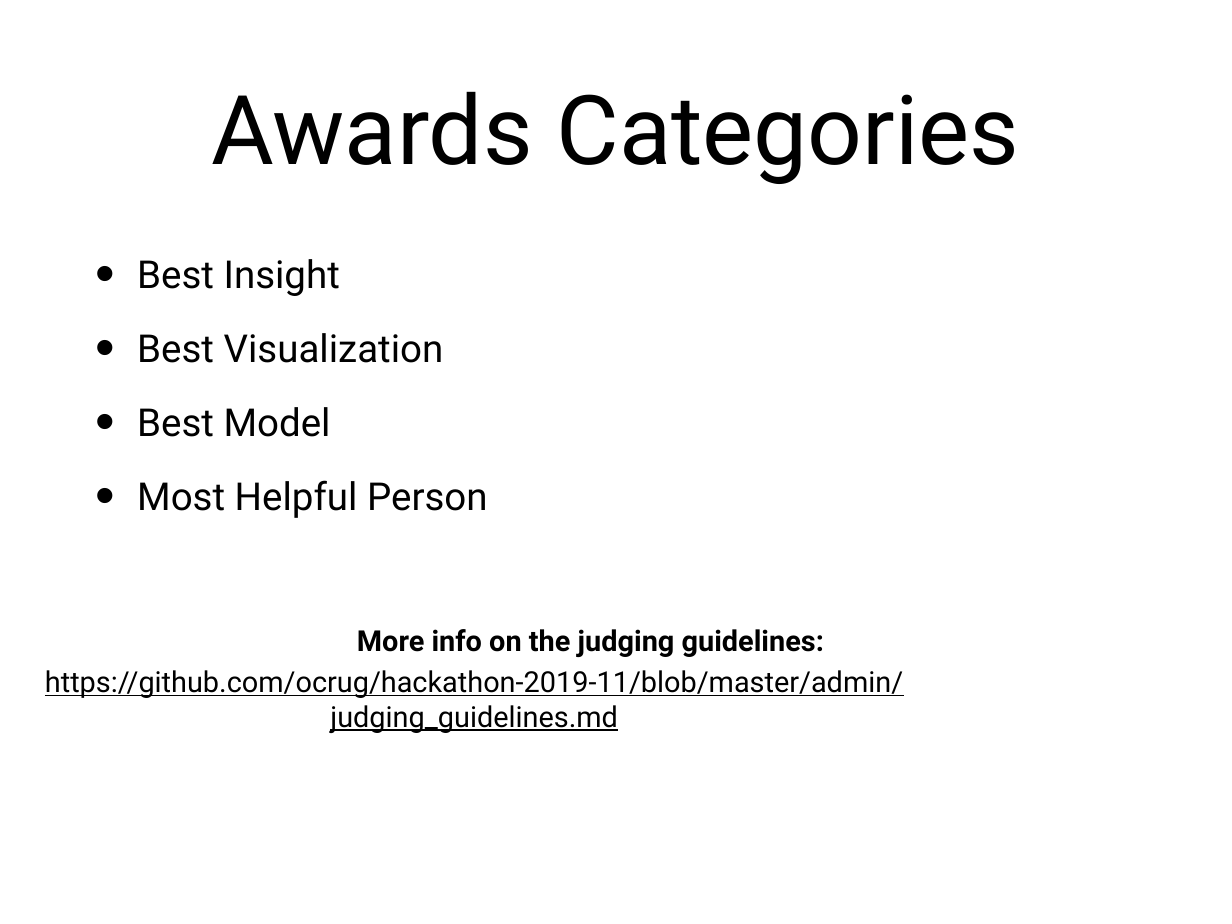
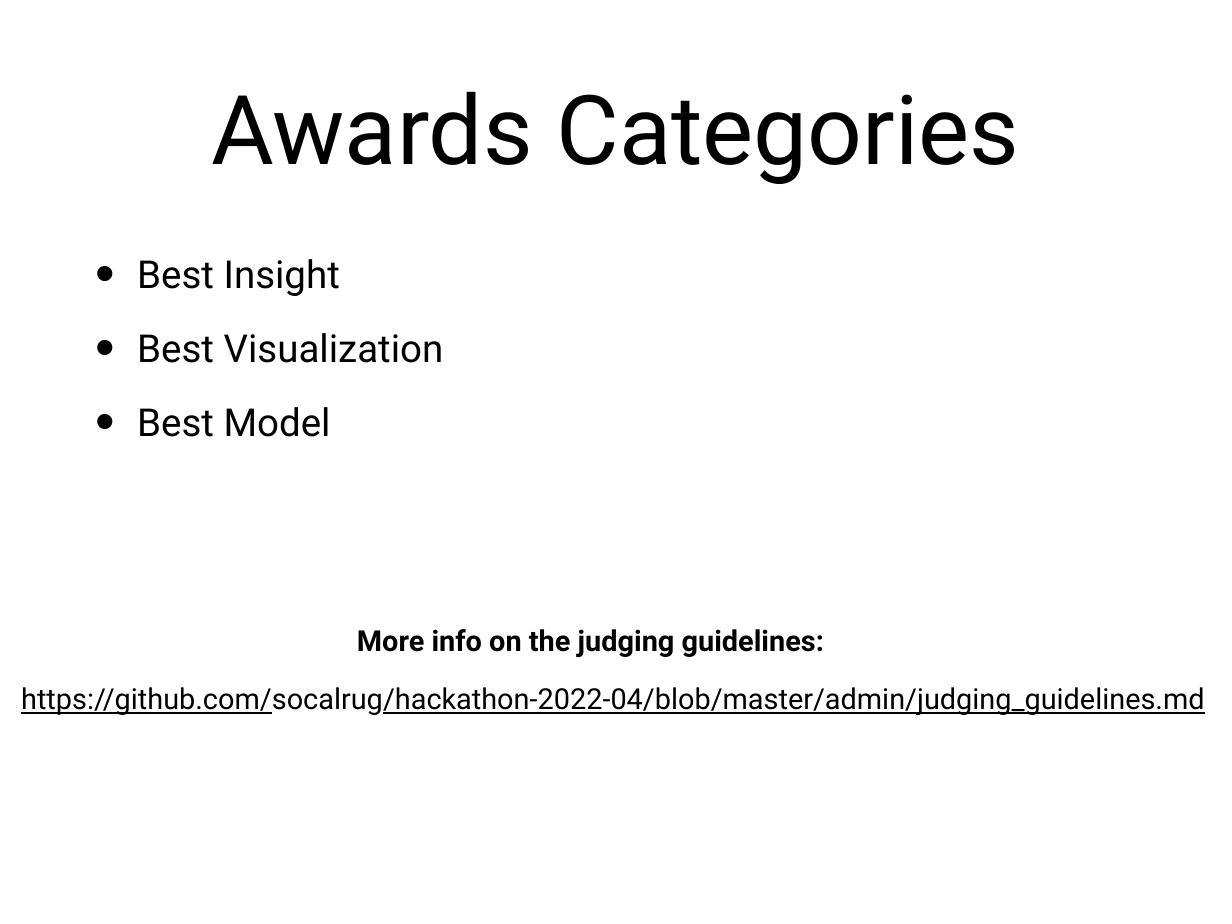
Before and after one commit to socalrug/hackathon-2022-04, a slide deck: slide 6 of admin/intro_slides/hackathon_intro_slides.pptx. Drawn at 1232x924 pixels with LibreOffice and Linux fonts; fonts in the diff are those of the drawing. Boxes give left, top, right and bottom in pixels: in the first picture for what was removed or moved away, otherwise in the second. Text is boxed around its words. In the diff, an @@ line names an element or a change of style, - is before the commit and + after.

```diff
--- a/admin/intro_slides/hackathon_intro_slides.pptx
+++ b/admin/intro_slides/hackathon_intro_slides.pptx
@@ text at (137,480,488,518): paragraph removed @@
-• Most Helpful Person
@@ text at (21,687,1205,715): text changed @@
-https://github.com/ocrug/hackathon-2019-11/blob/master/admin/judging_guidelines.md
+https://github.com/socalrug/hackathon-2022-04/blob/master/admin/judging_guidelines.md
```
Also in this commit, not shown: 6 other slides changed, 1 slide added, 1 slide removed, 2 other files.
